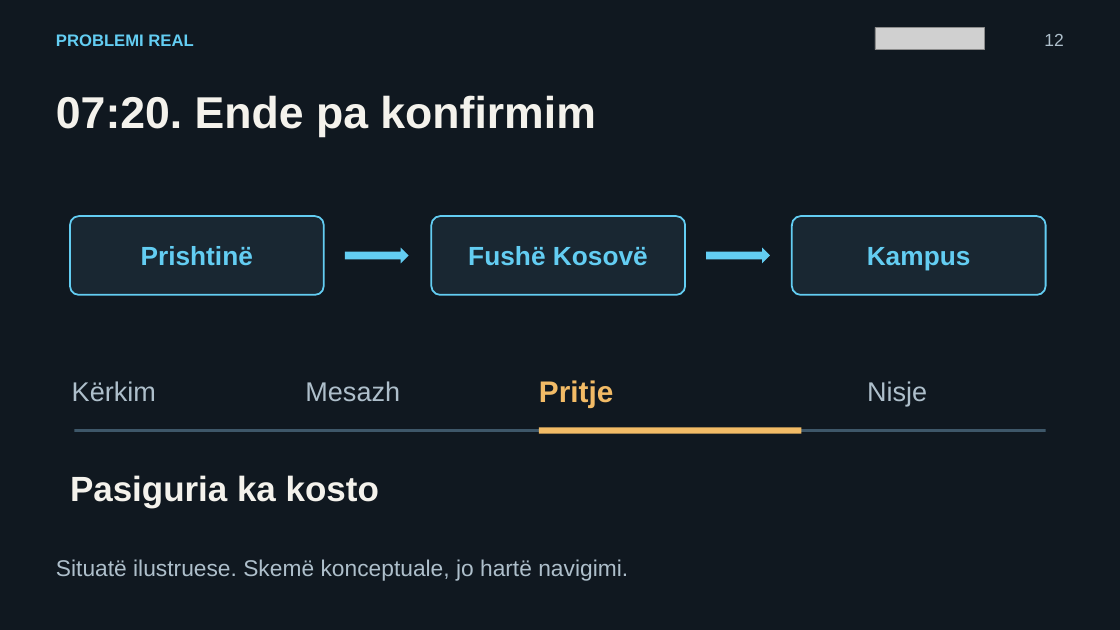
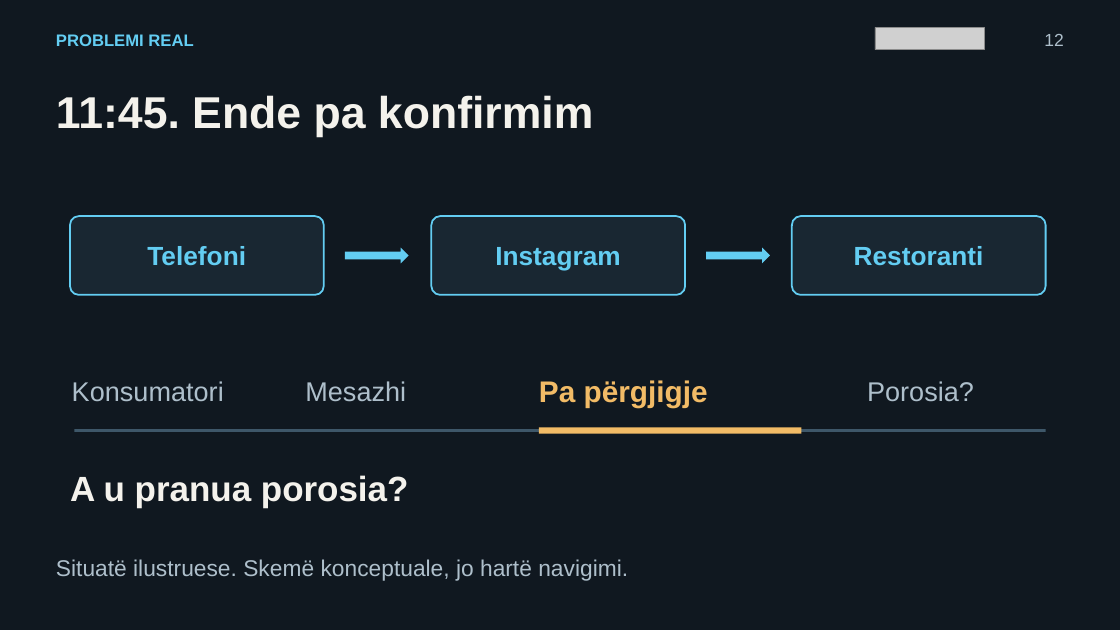
Before and after one commit to arbenl/arbenl.github.io, a slide deck: slide 12 of Jave1_Hyrje_Nextjs_PWA_Copilot_2026.pptx. Drawn at 1120x630 pixels with LibreOffice and Linux fonts; fonts in the diff are those of the drawing; grey boxes stand for pictures. Boxes give left, top, right and bottom in pixels: in the first picture for what was removed or moved away, otherwise in the second. Text is boxed around its words. In the diff, an @@ line names an element or a change of style, - is before the commit and + after.

```diff
--- a/Jave1_Hyrje_Nextjs_PWA_Copilot_2026.pptx
+++ b/Jave1_Hyrje_Nextjs_PWA_Copilot_2026.pptx
@@ text at box(56, 95, 593, 137): text changed @@
-07:20. Ende pa konfirmim
+11:45. Ende pa konfirmim
@@ text at box(147, 246, 246, 266): text changed @@
-Prishtinë
+Telefoni
@@ text at box(495, 247, 621, 271): text changed @@
-Fushë Kosovë
+Instagram
@@ text at box(854, 246, 984, 266): text changed @@
-Kampus
+Restoranti
@@ text at box(72, 381, 224, 402): text changed @@
-Kërkim
+Konsumatori
@@ text at box(305, 381, 406, 402): text changed @@
-Mesazh
+Mesazhi
@@ text at box(539, 380, 708, 407): text changed @@
-Pritje
+Pa përgjigje
@@ text at box(867, 381, 974, 402): text changed @@
-Nisje
+Porosia?
@@ text at box(70, 475, 409, 508): text changed @@
-Pasiguria ka kosto
+A u pranua porosia?
```
Also in this commit, not shown: 18 other slides changed, 2 slides added, 2 slides removed, 3 other files.
